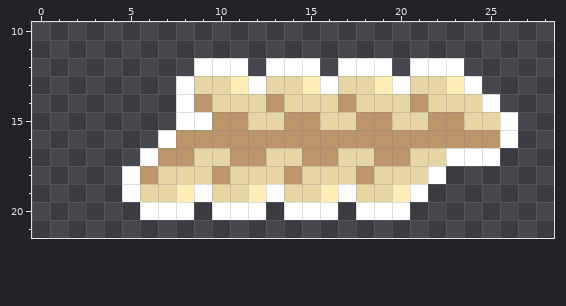
File history of a pixel-art sprite, assets/sprites/bullet.png. The picture above is the old version.
The file is 32x32 pixels. Shown: x 0..28, y 10..21.
And afterwards:
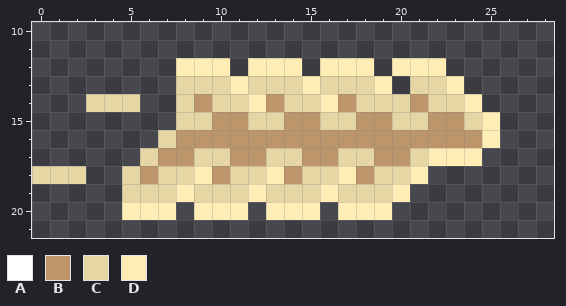
Palette (. is transparent): A #ffffff  B #bd956a  C #e6d6a4  D #ffedb6
Change:
The edit adds colour C in row 14 at x 3 to 5; in row 18 at x 0 to 2.
Colour A gives way to colour C in row 13 at x 8, 12 and 16; in row 14 at x 8; in row 15 at x 8 to 9; in row 16 at x 7; in row 17 at x 6; in row 18 at x 5.
Colour A gives way to colour C in row 19 at x 5, 9, 13 and 17.
The edit adds colour D in row 12 at x 8, 12, 16 and 20; in row 20 at x 5, 9, 13 and 17.
Colour A gives way to colour D in row 12 at x 9 to 10, 13 to 14, 17 to 18 and 21 to 22; in row 17 at x 23 to 24; in row 20 at x 6 to 7, 10 to 11, 14 to 15 and 18 to 19.
Colour B gives way to colour D in row 16 at x 25.
Colour C gives way to colour D in row 14 at x 12, 16 and 24; in row 15 at x 25; in row 17 at x 22; in row 18 at x 9, 13, 17 and 21.
The edit erases colour A in row 12 at x 11, 15, 19 and 23; in row 13 at x 20 and 24; in row 14 at x 25; in rows 15 to 16 at x 26; in row 17 at x 25; in row 18 at x 22.
The edit erases colour A in row 19 at x 21; in row 20 at x 8, 12, 16 and 20.
